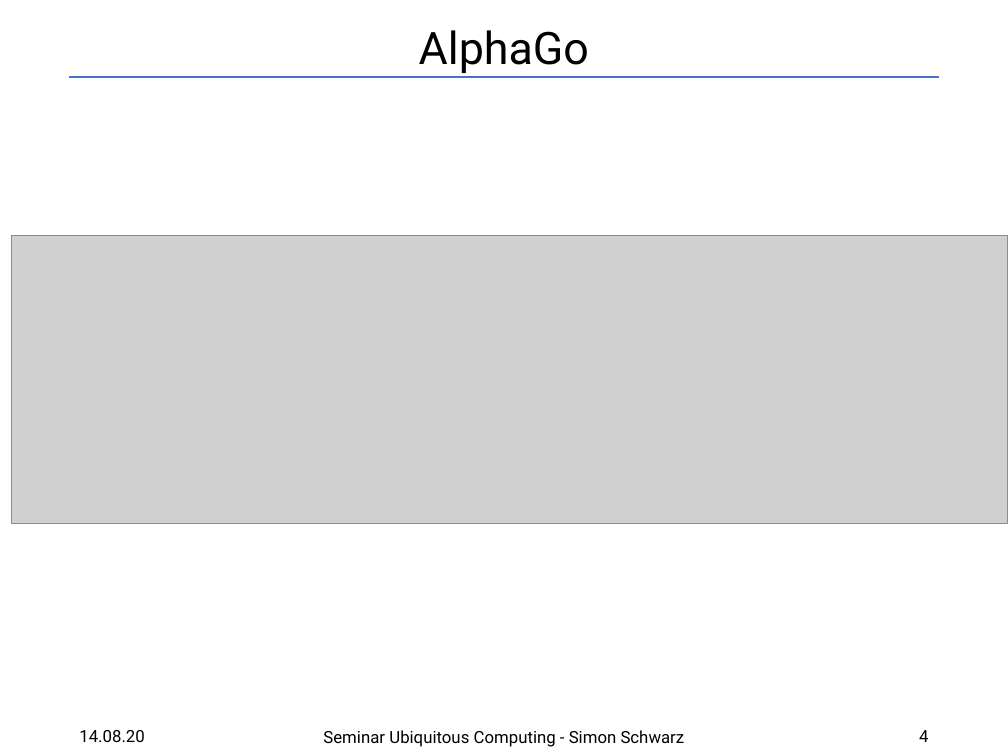
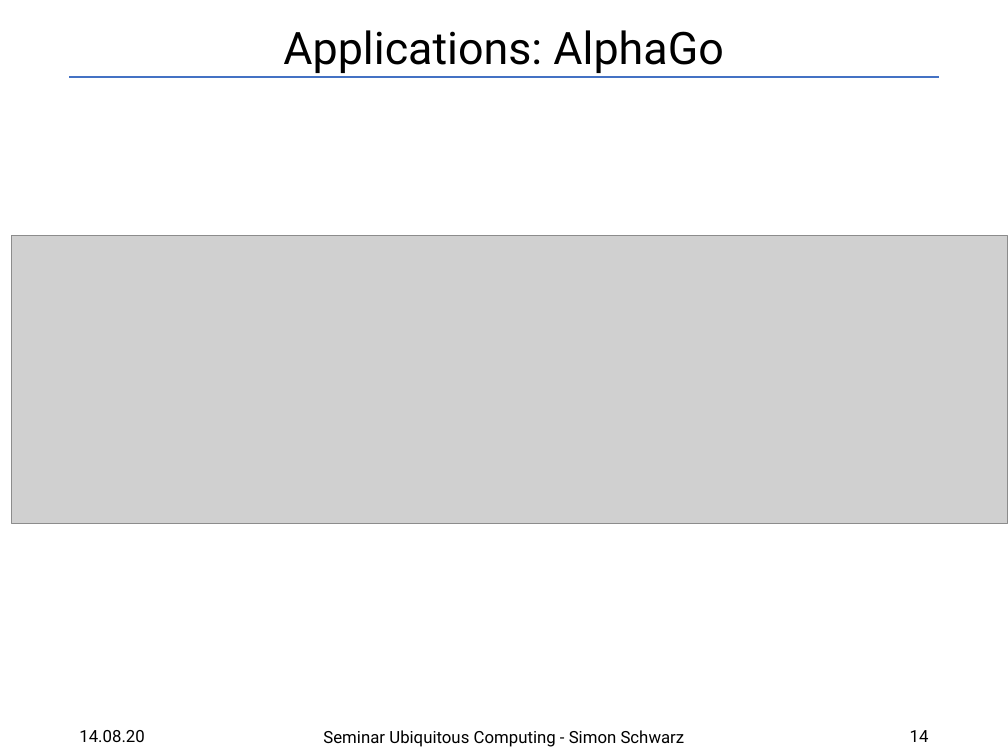
Before and after one commit to SRSchwarz/MCTS-Survey, a slide deck: slide 14 of slides/presentation.pptx (slide 4 before the commit). Drawn at 1008x756 pixels with LibreOffice and Linux fonts; fonts in the diff are those of the drawing; grey boxes stand for pictures. Boxes give left, top, right and bottom in pixels: in the first picture for what was removed or moved away, otherwise in the second. Text is boxed around its words. In the diff, an @@ line names an element or a change of style, - is before the commit and + after.

```diff
--- a/slides/presentation.pptx
+++ b/slides/presentation.pptx
@@ title at <box>283,30,723,73</box>: text changed @@
-AlphaGo
+Applications: AlphaGo
@@ page number at <box>910,730,929,742</box>: text changed @@
-4
+14
```
Also in this commit, not shown: 7 other slides changed, 7 slides added, 3 other files.
